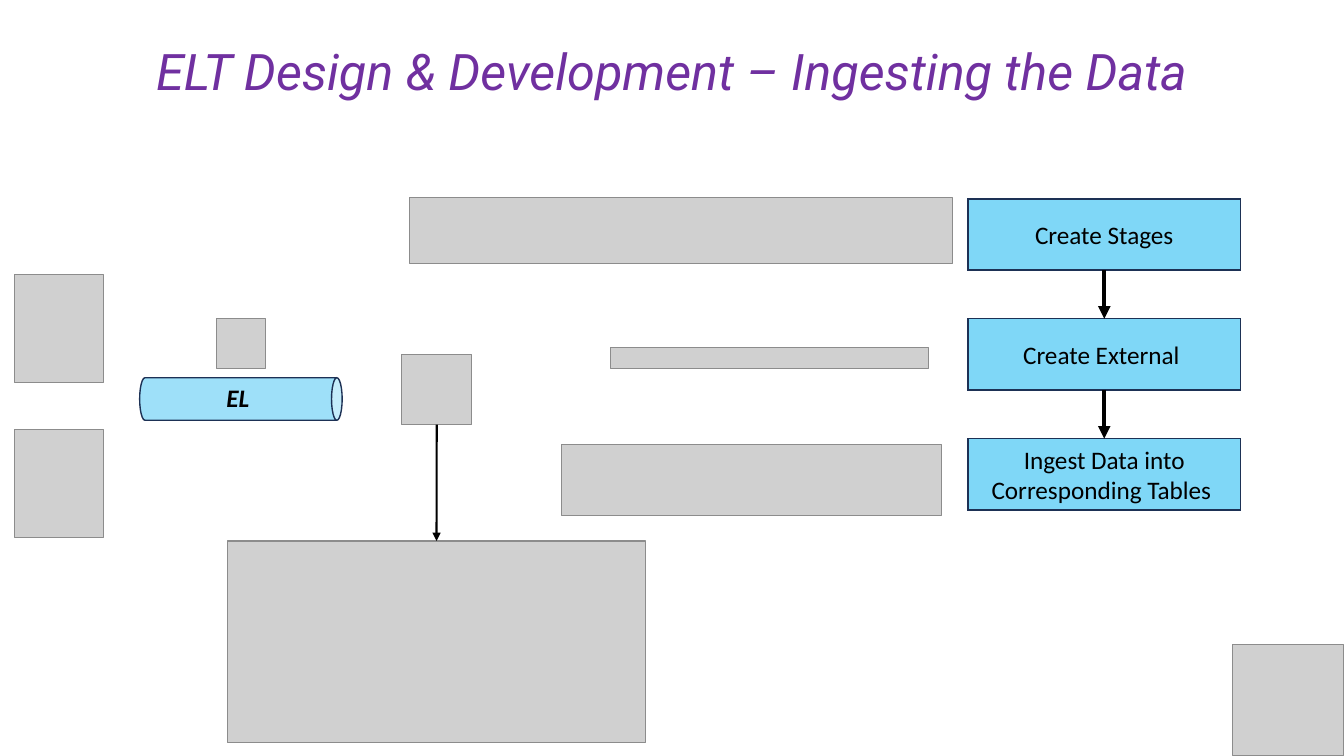
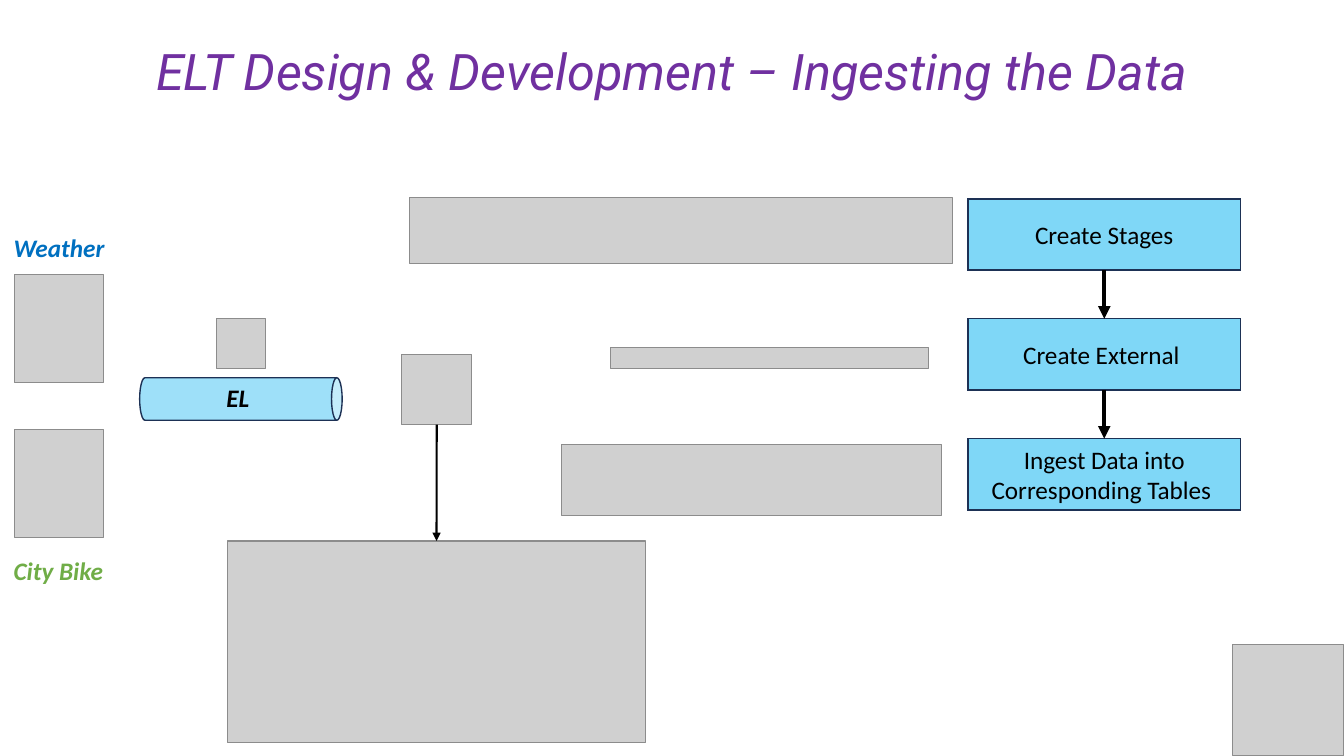
Before and after one commit to cesaramehri/Firn_CaseStudyTest, a slide deck: slide 15 of Presentation/Case Study - Presentation.pptx. Drawn at 1344x756 pixels with LibreOffice and Linux fonts; fonts in the diff are those of the drawing; grey boxes stand for pictures. Boxes give left, top, right and bottom in pixels: in the first picture for what was removed or moved away, otherwise in the second. Text is boxed around its words. In the diff, an @@ line names an element or a change of style, - is before the commit and + after.

```diff
--- a/Presentation/Case Study - Presentation.pptx
+++ b/Presentation/Case Study - Presentation.pptx
@@ text added at [14,239,105,258], 18 pt, text #0070C0, bold, italic @@
+Weather
@@ text added at [14,562,103,584], 18 pt, text #70AD47, bold, italic @@
+City Bike
```
Also in this commit, not shown: 4 other slides changed.
